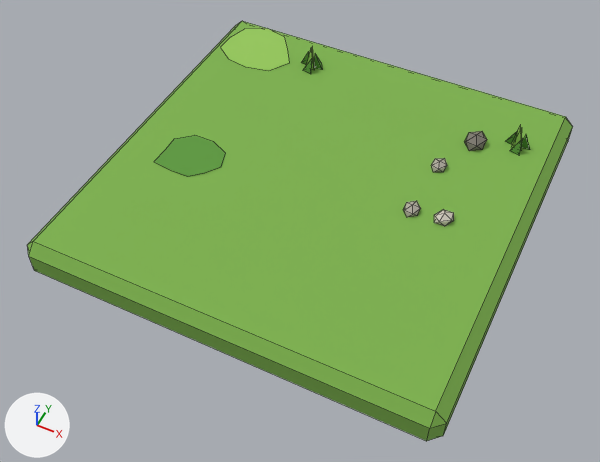
Before and after pictures for a commit that changed the FBX model visual-v2/unity/Art/Resources/Models/common/tile_grass_c.fbx.
Camera for both pictures: a 50 mm lens placed at (0.601, -1.3, 1.398), pointed at (0.003, -0.105, -0.096). Lighting does not change. The marker at lower left points along +X, +Y and +Z. The older version comes first. Mesh edges are drawn as thin lines. Where no turn or scale is listed for an object, it has been applied to the vertices.

Objects in the first picture: 'tile_grass_c'.
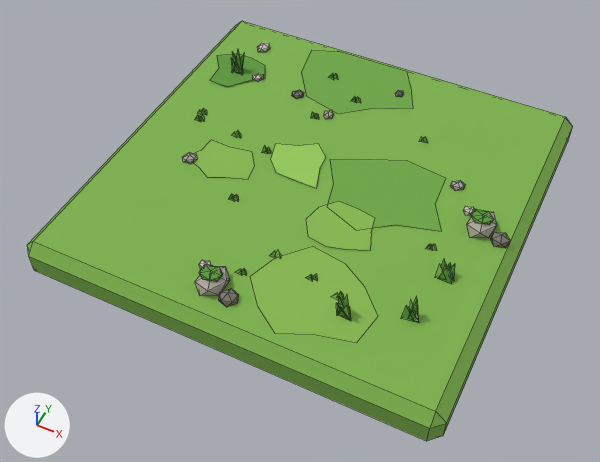
What the commit changed:
me_tile_grass_c is used by ob_tile_grass_c; location (0.0, 0.0, 0.0).
me_tile_grass_c had 132 vertices, 148 faces and spanned x -0.5..0.5, y -0.5..0.5, z -0.1..0.066.
me_tile_grass_c now has 468 vertices, 529 faces and spans x -0.5..0.5, y -0.5..0.5, z -0.1..0.078.
me_tile_grass_c part 1: the loose piece of 4 vertices spanning x 0.385..0.411, y 0.299..0.322, z 0.0..0.064 is moved by (-0.038, -0.598, 0.0).
me_tile_grass_c part 2: a new loose piece, an icosphere of 20 faces spanning x 0.373..0.426, y -0.01..0.03, z 0.027..0.042, in mat_m_palette_era1 (picture img_palette_era1_png).
me_tile_grass_c part 3: a new loose piece, an icosphere of 20 faces spanning x 0.432..0.475, y -0.031..0.007, z -0.011..0.023, in mat_m_palette_era1 (picture img_palette_era1_png).
me_tile_grass_c part 4: the loose piece of 12 vertices spanning x 0.298..0.341, y -0.028..0.017, z -0.008..0.022 is turned -49.8 degrees about the z axis through its middle and scaled by 0.628, then moved by (0.044, 0.048, -0.003).
me_tile_grass_c part 5: the loose piece of 10 vertices spanning x -0.376..-0.22, y -0.147..-0.013, z 0.002 is rebuilt with 10 vertices and now spans x -0.315..-0.142, y -0.128..-0.002, z 0.002.
me_tile_grass_c part 6: 12 loose pieces with 72 vertices, spanning x -0.231..0.428, y -0.035..0.394, z -0.011..0.066, are deleted.
me_tile_grass_c part 7: 10 vertices removed from x -0.466..-0.26, y 0.288..0.473, z 0.001; 394 vertices added at x -0.454..0.436, y -0.454..0.465, z -0.015..0.078.

Where the change shows, as pixel boxes (x1, y1, x2, y2) in the pictures (600 x 462 px; the box of a moved part takes in the faces that stretch with it):
part 1 of me_tile_grass_c, moved or reshaped
    before: (511, 129, 522, 148)
    after: (410, 299, 419, 323)
part 2 of me_tile_grass_c, added
    after: (470, 209, 494, 225)
part 3 of me_tile_grass_c, added
    after: (491, 232, 510, 248)
part 4 of me_tile_grass_c, moved or reshaped
    before: (434, 210, 454, 226)
    after: (463, 206, 474, 216)
part 5 of me_tile_grass_c, rebuilt
    before: (154, 135, 226, 176)
    after: (193, 140, 255, 179)
part 6 of me_tile_grass_c, deleted
    before: (301, 46, 530, 217)
part 7 of me_tile_grass_c, built on
    before: (220, 28, 290, 71)
    after: (182, 43, 497, 343)
